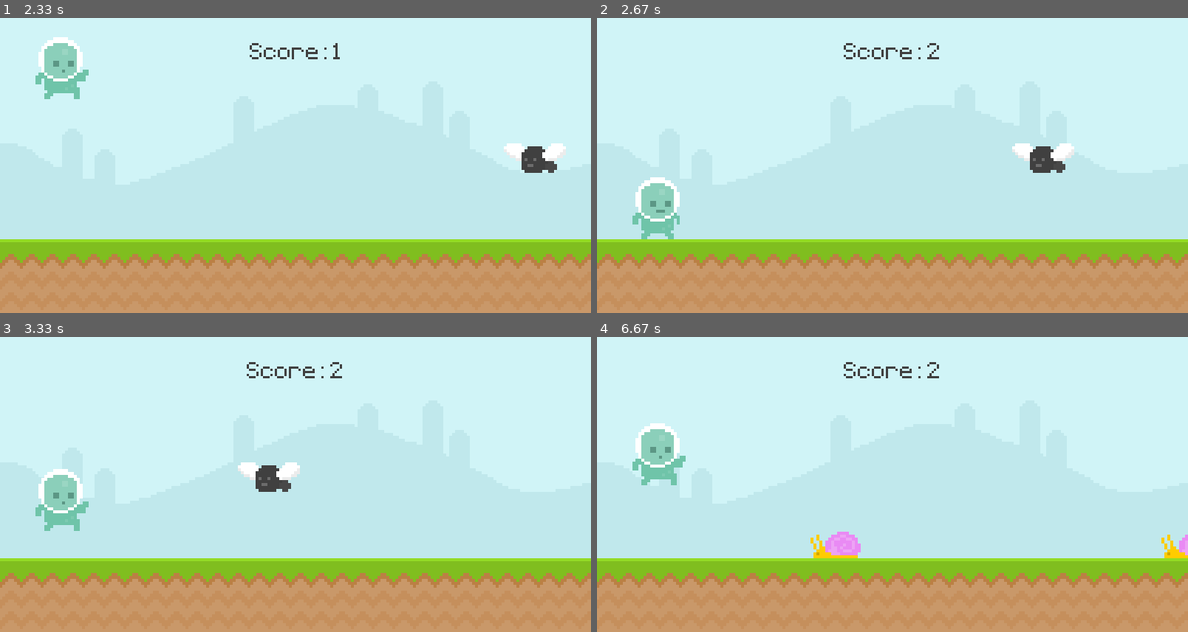
Above: before the commit, frames 1-4 (two rows, left to right).
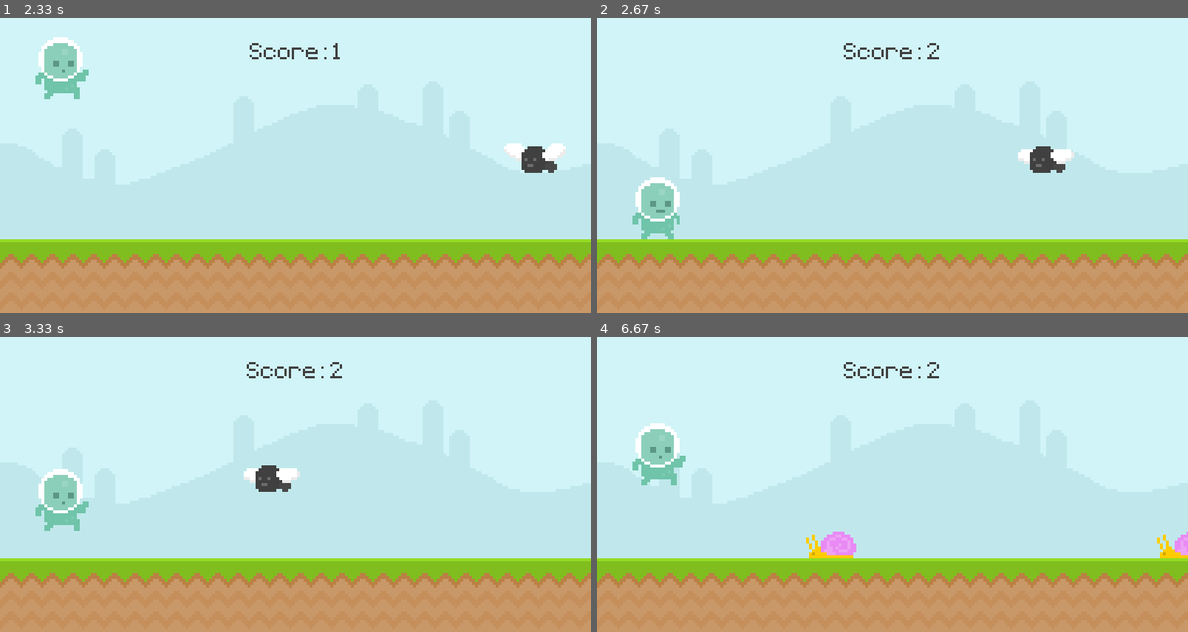
Above: after the commit, the same moments.

Repository: Infonioknight/pixel-runner-pygame
Game: pygame game, started from game.py
The game is run twice, just before and just after one commit, with the same random seed, the same clock (stepped at 60 frames per second) and the same inputs.
Inputs (mouse positions are in pixels of both pictures, inside the frame that each line leads up to):
- Up to frame 1 (2.33 s): tap Space at 0.33, 2 s; click (59, 206) at 1.22 s
- Up to frame 2 (2.67 s): tap Space at 2.4 s
- Up to frame 3 (3.33 s): tap Space at 2.7, 3.23 s
- Up to frame 4 (6.67 s): tap Space at 3.53, 3.73, 4.17, 4.3, 5.07, 5.47, 5.9, 6.53 s

Frame 1 is identical in both runs. In frame 2, 0.2% of the frame differs, in the area x 70-81%, y 42-50%; in frame 3, 0.2%; in frame 4, 0.6%, in the area x 35-100%, y 66-75%.

Commit message:
Difficulty scaling, animation changes to enemies

Diff:
--- a/game.py
+++ b/game.py
@@ -79,7 +79,8 @@
 
 # Timer
 obstacle_timer = pygame.USEREVENT + 1
-pygame.time.set_timer(obstacle_timer, 1500)
+obstacle_interval = 1500
+pygame.time.set_timer(obstacle_timer, obstacle_interval)
 
 while True:
     for event in pygame.event.get():
@@ -88,8 +89,12 @@
             exit()
 
         if game_active:
+            if obstacle_interval > 250:
+                obstacle_interval = 1500 - (score * 100) // 6
+            print(obstacle_interval)
             if event.type == obstacle_timer:
                 obstacle_group.add(obstacle.Obstacle(choice(['fly', 'snail', 'snail'])))
+                pygame.time.set_timer(obstacle_timer, obstacle_interval)
 
         else:
             if event.type == pygame.KEYDOWN:
@@ -113,7 +118,7 @@
         player_instance.update()
 
         obstacle_group.draw(screen)
-        obstacle_group.update()
+        obstacle_group.update(score)
 
         # Collisions
         game_active = collision_sprite()
--- a/obstacle.py
+++ b/obstacle.py
@@ -10,27 +10,28 @@
             fly_1 = pygame.image.load('./graphics/fly/fly1.png').convert_alpha()
             fly_2 = pygame.image.load('./graphics/fly/fly2.png').convert_alpha()
             self.frames = [fly_1, fly_2]
-            y_pos = 210
+            self.y_pos = 210
 
         else:
             snail_1 = pygame.image.load('./graphics/snail/snail1.png').convert_alpha()
             snail_2 = pygame.image.load('./graphics/snail/snail2.png').convert_alpha()
             self.frames = [snail_1, snail_2]
-            y_pos = 300
+            self.y_pos = 300
 
         self.animation_index = 0
         self.image = self.frames[self.animation_index]
-        self.rect = self.image.get_rect(midbottom = (randint(900, 1100), y_pos))
+        self.rect = self.image.get_rect(midbottom = (randint(900, 1100), self.y_pos))
 
     def animation_state(self):
-        self.animation_index += 0.1
+        if self.y_pos == 300: self.animation_index += 0.08
+        else: self.animation_index += 0.14
         self.image = self.frames[int(self.animation_index) % 2]
 
     def destroy(self):
         if self.rect.x <= -100:
             self.kill()
 
-    def update(self):
+    def update(self, score):
         self.animation_state()
-        self.rect.x -= 6
+        self.rect.x -= (6 + score // 6)
         self.destroy()
--- a/scores.txt
+++ b/scores.txt
@@ -1,8 +1,8 @@
 69
+57
+55
 47
+32
 31
 29
 28
-27
-21
-7
